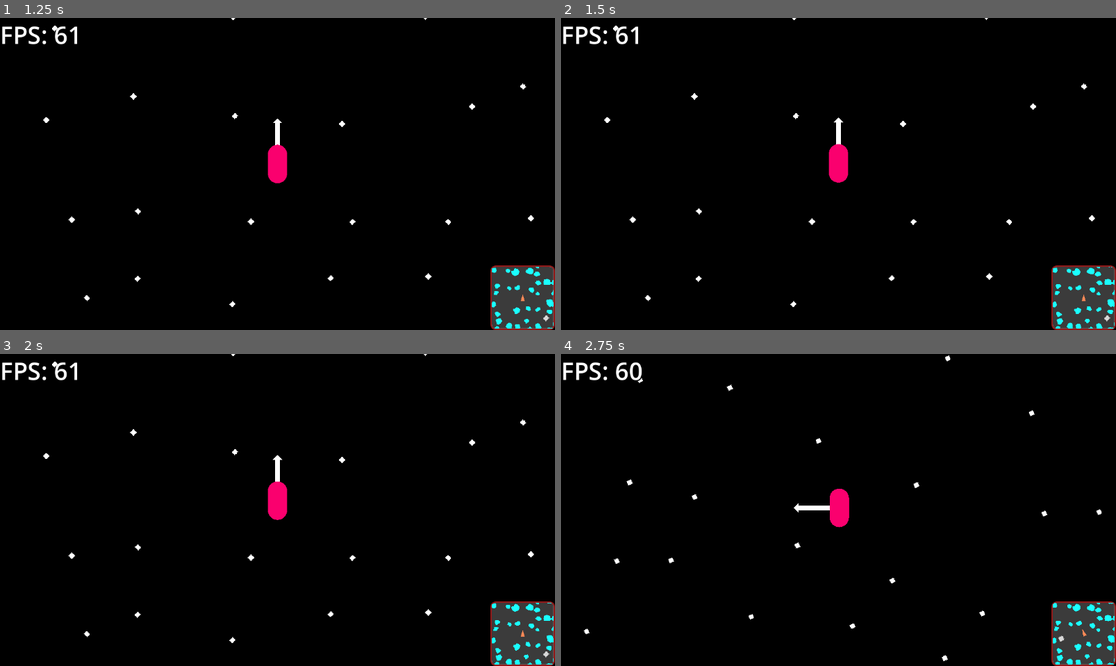
Above: before the commit, frames 1-4 (two rows, left to right).
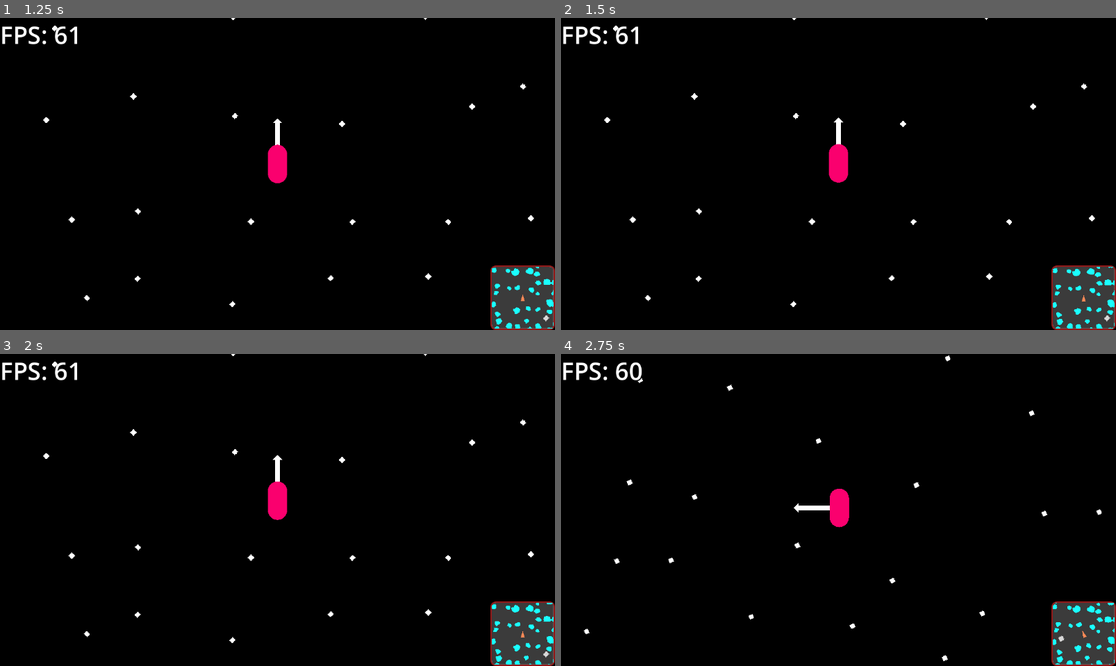
Above: after the commit, the same moments.

Repository: coolspacegame/game
Game: Godot game, scene res://node_2d.tscn
Same seed, same stepped clock (60 frames per second), same inputs: the game is played once before the commit and once after it.
Inputs:
- Up to frame 1 (1.25 s): hold W from 0.53 s (still down)
- Up to frame 2 (1.5 s): keep holding W
- Up to frame 3 (2 s): keep holding W
- Up to frame 4 (2.75 s): release W at 2.03 s; hold A from 2.03 s (still down)

Frame 1 is identical in both runs. In frame 2, 0.2% of the frame differs, in the area x 88-100%, y 79-100%; in frame 3, 0.3%; in frame 4, 0.4%.

Commit message:
included the minimap camera in the ui abstraction

Diff:
--- a/scenes/the_ui.tscn
+++ b/scenes/the_ui.tscn
@@ -1,7 +1,6 @@
-[gd_scene load_steps=9 format=3 uid="uid://cg741qlycoys2"]
+[gd_scene load_steps=8 format=3 uid="uid://cg741qlycoys2"]
 
 [ext_resource type="Script" uid="uid://qhdtdvu8xtmg" path="res://scripts/TheUI.gd" id="1_7yjsv"]
-[ext_resource type="Script" uid="uid://bj3ov0vc2jm17" path="res://scripts/MinimapCamera.gd" id="4_ebtbb"]
 
 [sub_resource type="Gradient" id="Gradient_bfjsh"]
 offsets = PackedFloat32Array(1)
@@ -91,4 +90,3 @@
 
 [node name="MinimapCamera" type="Camera2D" parent="BottomRow/MinimapPanelContainer/MinimapSubViewportContainer/SubViewport/MinimapWorld"]
 scale = Vector2(100, 100)
-script = ExtResource("4_ebtbb")
--- a/scripts/MinimapCamera.gd
+++ /dev/null
@@ -1,5 +0,0 @@
-extends Camera2D
-
-
-func _on_character_position_updated(p: Vector2):
-    position = p
--- a/scripts/TheUI.gd
+++ b/scripts/TheUI.gd
@@ -3,6 +3,7 @@
 @export var _asteroid_texture: Texture2D
 var _character_indicator_node: Node2D
 var _asteroid_indicators_node: Node2D
+var _minimap_camera_node: Node2D
 
 
 func _ready() -> void:
@@ -12,12 +13,15 @@
 		$BottomRow/MinimapPanelContainer/MinimapSubViewportContainer/SubViewport/MinimapWorld/CharacterIndicator as Node2D
 	_asteroid_indicators_node = \
 		$BottomRow/MinimapPanelContainer/MinimapSubViewportContainer/SubViewport/MinimapWorld/AsteroidIndicators as Node2D
+	_minimap_camera_node = \
+		$BottomRow/MinimapPanelContainer/MinimapSubViewportContainer/SubViewport/MinimapWorld/MinimapCamera as Node2D
 
 func _process(_delta: float) -> void:
 	($FPSCounter as Label).text = "FPS: %d" % Engine.get_frames_per_second()
 
 func _on_character_transform_updated(character_body_transform: Transform2D):
 	_character_indicator_node.position = character_body_transform.get_origin()
+	_minimap_camera_node.position = character_body_transform.get_origin()
 	_character_indicator_node.rotation = character_body_transform.get_rotation()
 
 func _on_asteroid_mesh_created(asteroid_mesh: Mesh):
Not shown, removed: scripts/MinimapCamera.gd.uid
